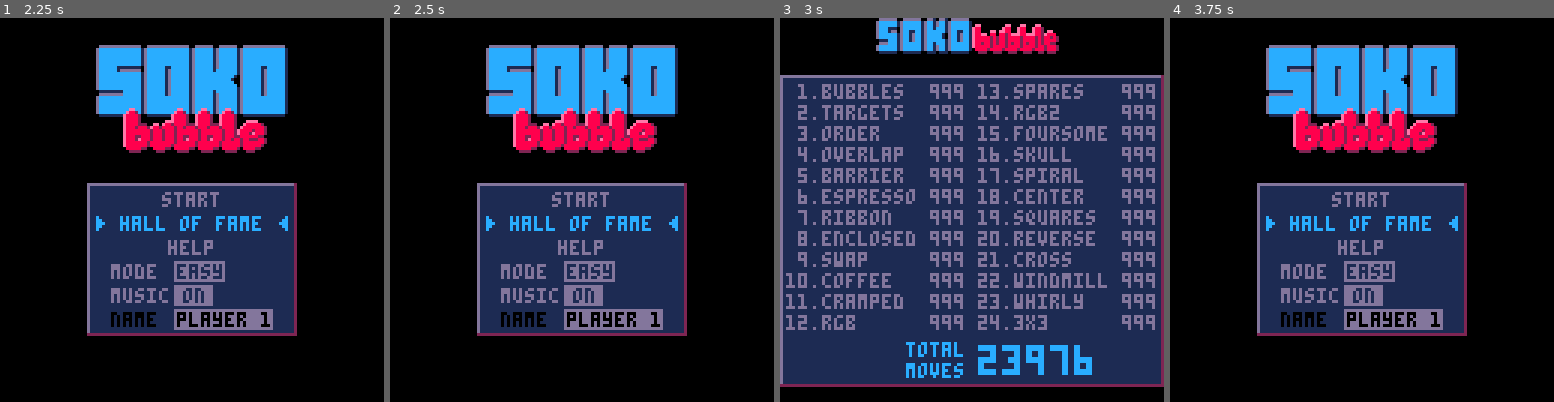
Above: before the commit, frames 1-4 (left to right).
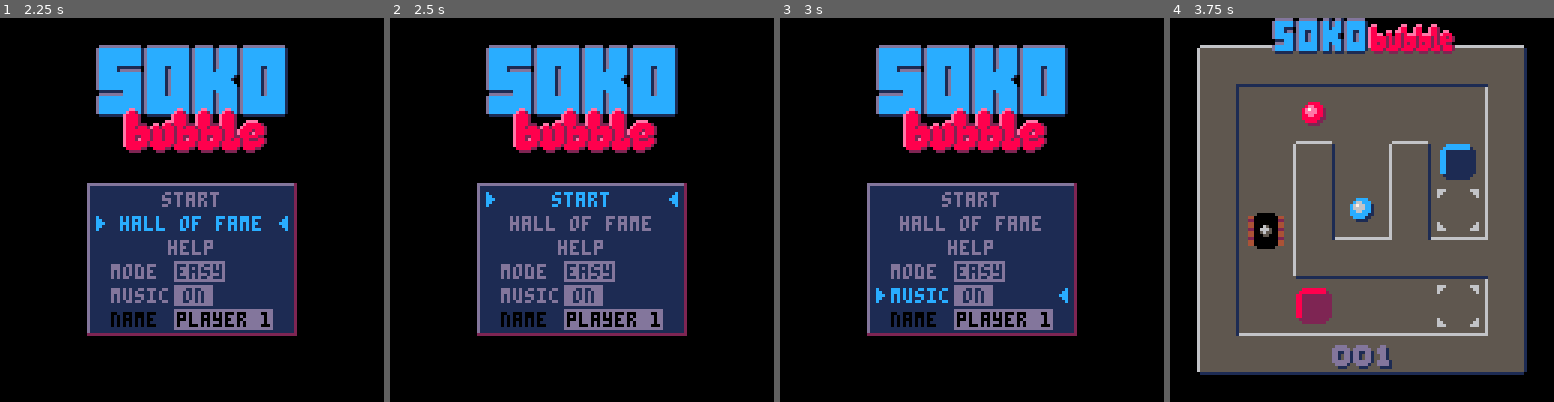
Above: after the commit, the same moments.

Repository: erwinbonsma/SokoBubbleP8
Game: PICO-8 cartridge sokobubble.p8
The game is run twice, just before and just after one commit, with the same random seed, the same clock (stepped at 60 frames per second) and the same inputs.
Inputs:
- Up to frame 1 (2.25 s): tap O (Z key) at 0.33, 1.07, 2.22 s; tap Down at 0.7 s; tap X (X key) at 1.43, 2.07 s; hold Up from 1.97 s (still down)
- Up to frame 2 (2.5 s): keep holding Up
- Up to frame 3 (3 s): release Up at 2.63 s; hold Right from 2.68 s (still down); tap X (X key) at 2.82 s
- Up to frame 4 (3.75 s): release Right at 3.02 s; hold Down 3.07-3.73 s; tap X (X key) at 3.57 s; tap O (Z key) at 3.72 s

Frame 1 is identical in both runs. In frame 2, 1.1% of the frame differs, in the area x 25-75%, y 45-56%; in frame 3, 74%; in frame 4, 76%, in the area x 7-93%, y 0-93%.

Commit message:
Tweak button hold settings

Diff:
--- a/sokobubble.p8
+++ b/sokobubble.p8
@@ -1793,10 +1793,6 @@
  _helpview=helpview:new()
  _gpio=gpio:new(received_hof)
 
- --disable btnp auto-repeat
- --to use custom hold logic
- poke(0x5f5c,255)
-
  music(0)
 
  show_mainmenu()
@@ -1826,6 +1823,11 @@
    )
   end
  )
+
+ --disable btnp auto-repeat
+ --to use custom hold logic
+ poke(0x5f5c,255)
+
  scene=_game
 end
 
@@ -1834,23 +1836,32 @@
  menuitem(2,"main menu",
   show_mainmenu
  )
+
  scene=_levelmenu
 end
 
 function show_mainmenu()
  menuitem(1)
  menuitem(2)
+
+ --enable default button hold
+ --(for editing name)
+ poke(0x5f5c,0)
+
  scene=_mainmenu
 end
 
 function show_stats(cb)
  menuitem(1)
+
  _statsview.hide_callback=cb
+
  scene=_statsview
 end
 
 function show_help()
  menuitem(1)
+
  scene=_helpview
 end
 
